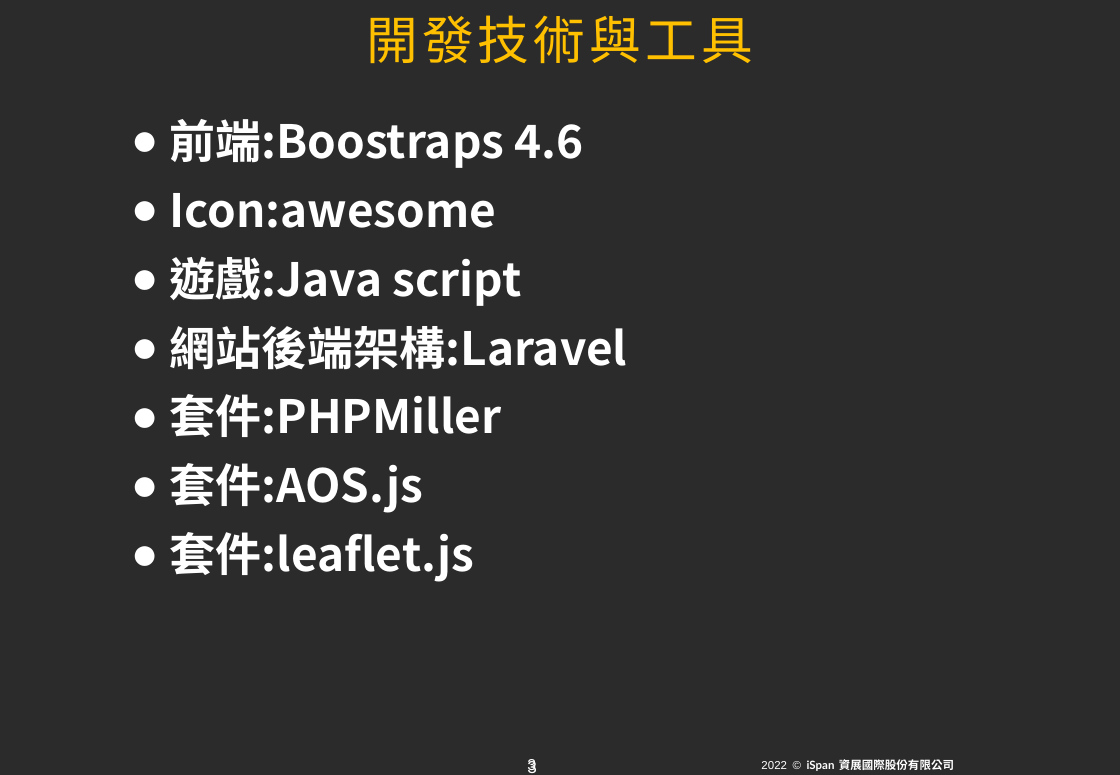
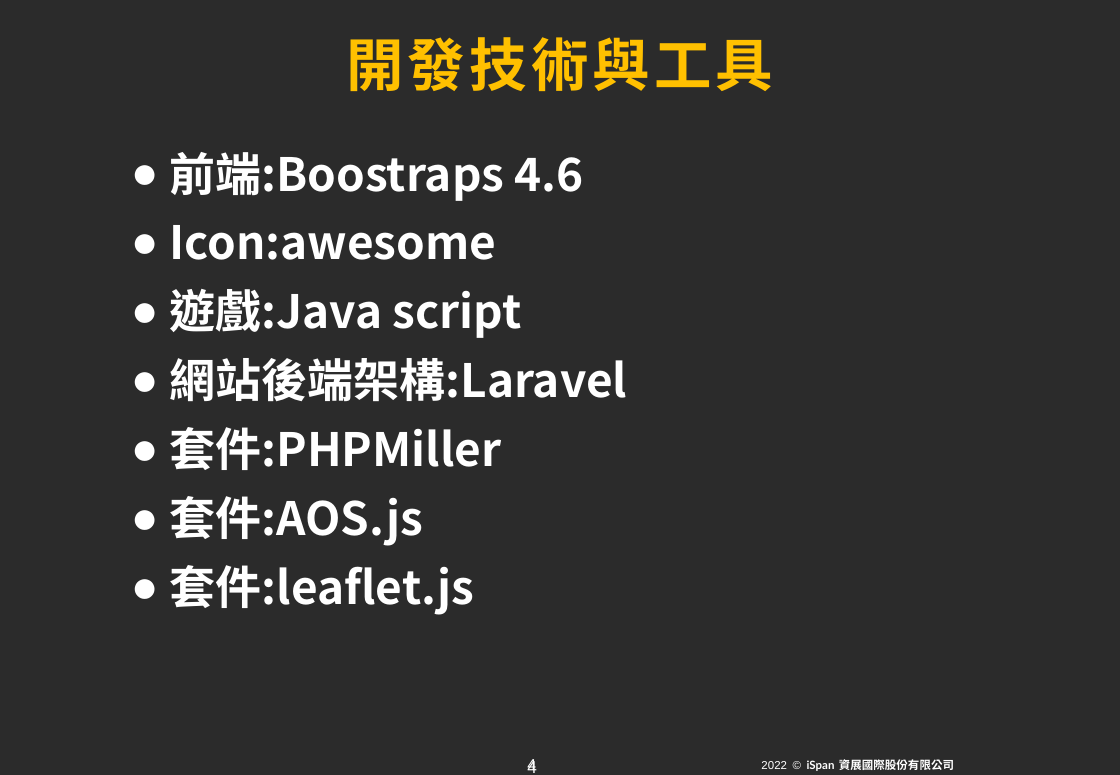
Before and after one commit to becauseyu/start_fitness, a slide deck: slide 5 of 期末報告企畫書與ppt/第三組動吃動吃.pptx (slide 4 before the commit). Drawn at 1120x775 pixels with LibreOffice and Linux fonts; fonts in the diff are those of the drawing; background and template pictures are left out; a plain dark background stands for a picture behind light text. Boxes give left, top, right and bottom in pixels: in the first picture for what was removed or moved away, otherwise in the second. Text is boxed around its words. In the diff, an @@ line names an element or a change of style, - is before the commit and + after.

```diff
--- a/期末報告企畫書與ppt/第三組動吃動吃.pptx
+++ b/期末報告企畫書與ppt/第三組動吃動吃.pptx
@@ title "開發技術與工具": place and size @@
-title "開發技術與工具" at <box>366,15,753,63</box>
+title "開發技術與工具" at <box>346,37,773,91</box>
@@ title "開發技術與工具" at <box>346,37,773,91</box>: size 36 to 40 pt, bold on @@
@@ text "前端:Boostraps 4.6": place and size @@
-text "前端:Boostraps 4.6" at <box>170,119,628,582</box>
+text "前端:Boostraps 4.6" at <box>170,152,628,615</box>
@@ page number at <box>527,757,536,774</box>: text changed @@
-3
+4
@@ page number at <box>527,759,537,773</box>: text changed @@
-3
+4
```
Also in this commit, not shown: 3 other slides changed, 1 slide added, 5 other files.
